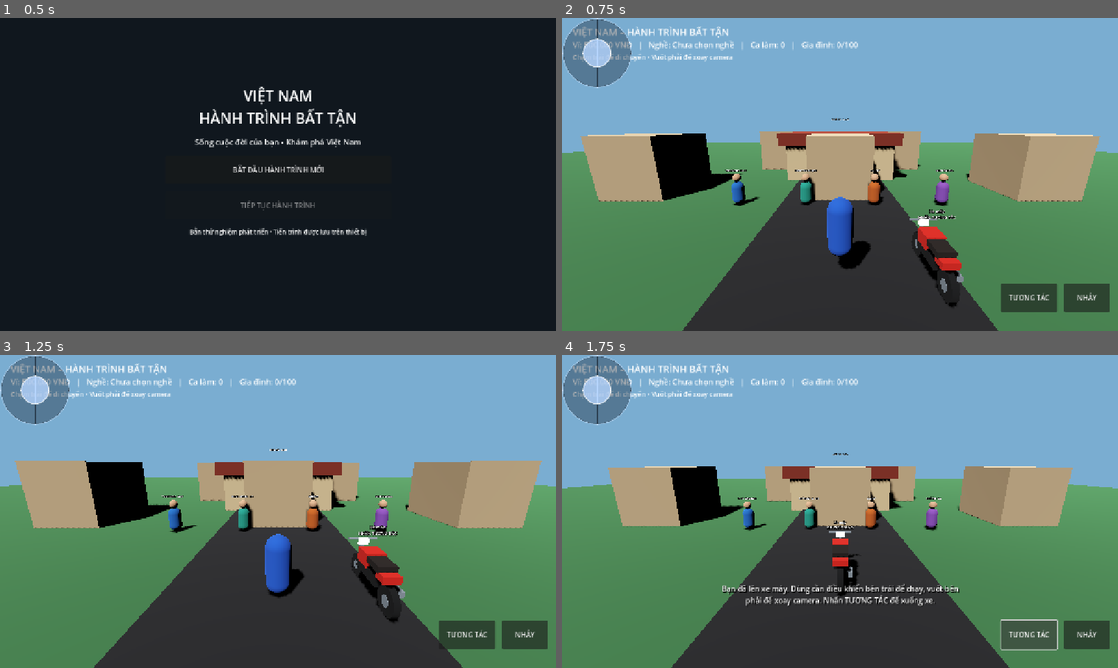
Above: before the commit, frames 1-4 (two rows, left to right).
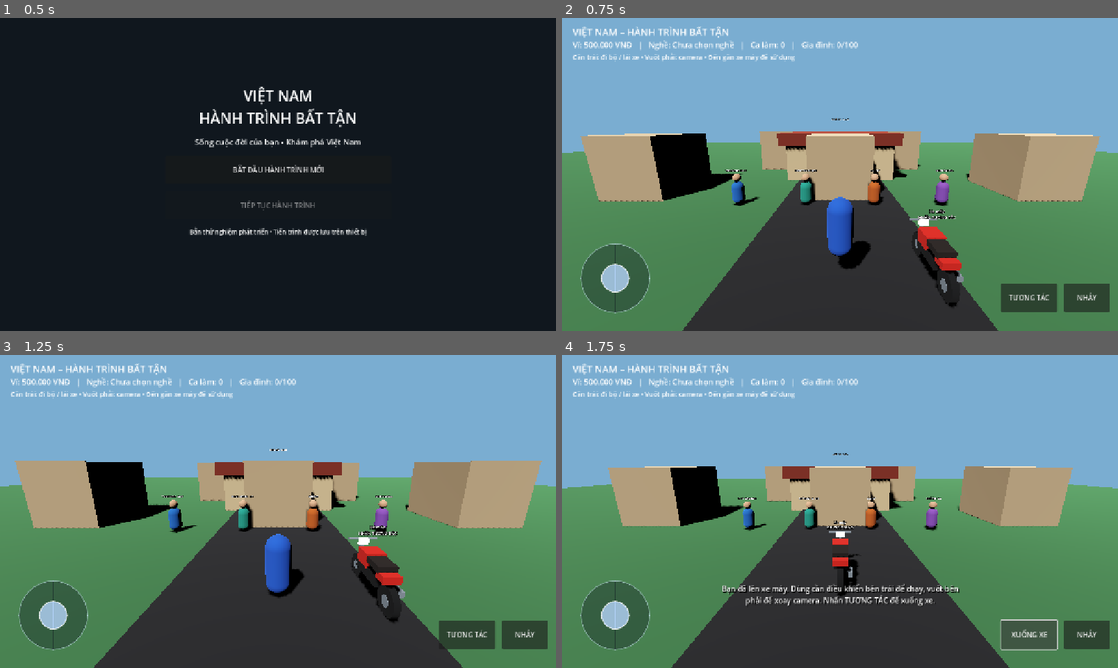
Above: after the commit, the same moments.

Repository: temu838655-dev/Vi-t-Nam-Du-L-ch
Game: Godot game, scene res://scenes/main.tscn
Same seed, same stepped clock (60 frames per second), same inputs: the game is played once before the commit and once after it.
Inputs:
- Up to frame 1 (0.5 s): no input
- Up to frame 2 (0.75 s): click "BẮT ĐẦU HÀNH TRÌNH MỚI" at 0.5 s
- Up to frame 3 (1.25 s): no input
- Up to frame 4 (1.75 s): click "TƯƠNG TÁC" at 1.25 s

Frame 1 is identical in both runs. In frame 2, 4.5% of the frame differs, in the area x 0-42%, y 0-95%; in frame 3, 4.5%; in frame 4, 4.5%, in the area x 0-88%, y 0-95%.

Commit message:
Improve mobile joystick and vehicle HUD

Diff:
--- a/Godot/scripts/mobile_hud.gd
+++ b/Godot/scripts/mobile_hud.gd
@@ -9,6 +9,7 @@
 var move_vector := Vector2.ZERO
 var joystick_base: Panel
 var joystick_knob: Panel
+var interact_button: Button
 
 func _ready() -> void:
 	player = get_parent().get_node_or_null("Player")
@@ -29,7 +30,7 @@
 	root.add_child(status_label)
 
 	var help := Label.new()
-	help.text = "Chạm trái để di chuyển • Vuốt phải để xoay camera"
+	help.text = "Cần trái: đi bộ / lái xe • Vuốt phải: camera • Đến gần xe máy để sử dụng"
 	help.position = Vector2(24, 78)
 	help.add_theme_font_size_override("font_size", 15)
 	root.add_child(help)
@@ -46,6 +47,8 @@
 	base_style.set_corner_radius_all(80)
 	joystick_base.add_theme_stylebox_override("panel", base_style)
 	root.add_child(joystick_base)
+	var initial_viewport_size := get_viewport().get_visible_rect().size
+	joystick_base.position = Vector2(42.0, maxf(8.0, initial_viewport_size.y - 202.0))
 
 	joystick_knob = Panel.new()
 	joystick_knob.name = "JoystickKnob"
@@ -68,7 +71,7 @@
 	jump_button.pressed.connect(_jump)
 	root.add_child(jump_button)
 
-	var interact_button := Button.new()
+	interact_button = Button.new()
 	interact_button.text = "TƯƠNG TÁC"
 	interact_button.size = Vector2(130, 66)
 	interact_button.position = Vector2(-270, -110)
@@ -105,6 +108,8 @@
 			GameState.completed_work_shifts,
 			GameState.family_affection
 		]
+	if interact_button and player and player.has_method("is_riding_vehicle"):
+		interact_button.text = "XUỐNG XE" if player.is_riding_vehicle() else "TƯƠNG TÁC"
 
 func _format_money(amount: int) -> String:
 	var raw := str(amount)
